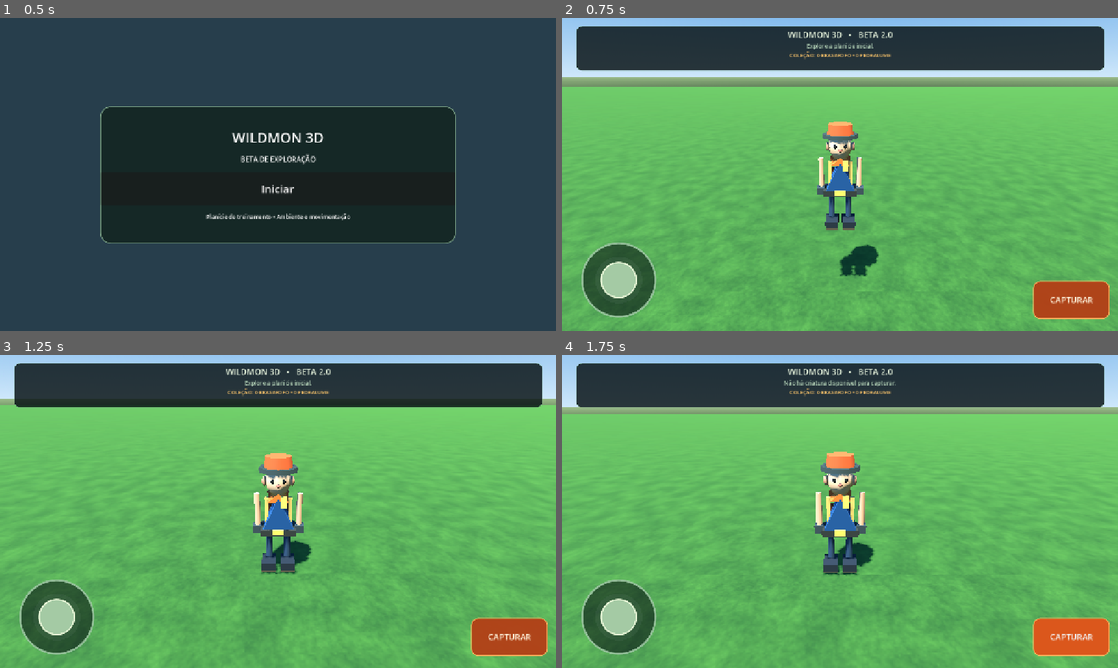
Above: before the commit, frames 1-4 (two rows, left to right).
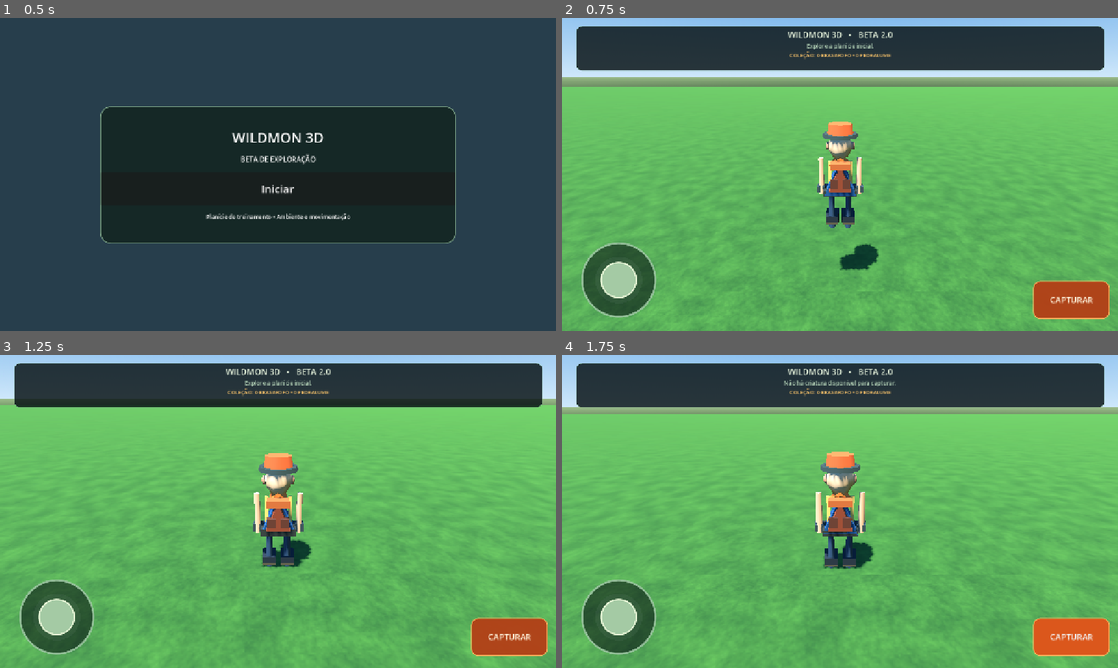
Above: after the commit, the same moments.

Repository: ealvim07-gif/wildmon-3d
Game: Godot game, scene res://scenes/main.tscn
Two runs of this game, one before a commit and one after it. Both use one fixed random seed, a clock stepped at 60 frames per second and the inputs below.
Inputs:
- Up to frame 1 (0.5 s): no input
- Up to frame 2 (0.75 s): click "Iniciar" at 0.5 s
- Up to frame 3 (1.25 s): no input
- Up to frame 4 (1.75 s): click "CAPTURAR" at 1.25 s

Frame 1 is identical in both runs. In frame 2, 1.1% of the frame differs, in the area x 45-57%, y 33-83%; in frame 3, 1.3%; in frame 4, 1.3%, in the area x 45-57%, y 30-71%.

Commit message:
Correct visual character facing direction

Diff:
--- a/scripts/game.gd
+++ b/scripts/game.gd
@@ -1062,6 +1062,7 @@
 	player.safe_margin = 0.04
 
 	player_model = Node3D.new()
+	player_model.rotation.y = PI # Ajuste visual de 180°: o modelo original aponta para +Z.
 	player.add_child(player_model)
 
 	# Explorador estilizado: silhueta legível, roupas em camadas e acessórios.
